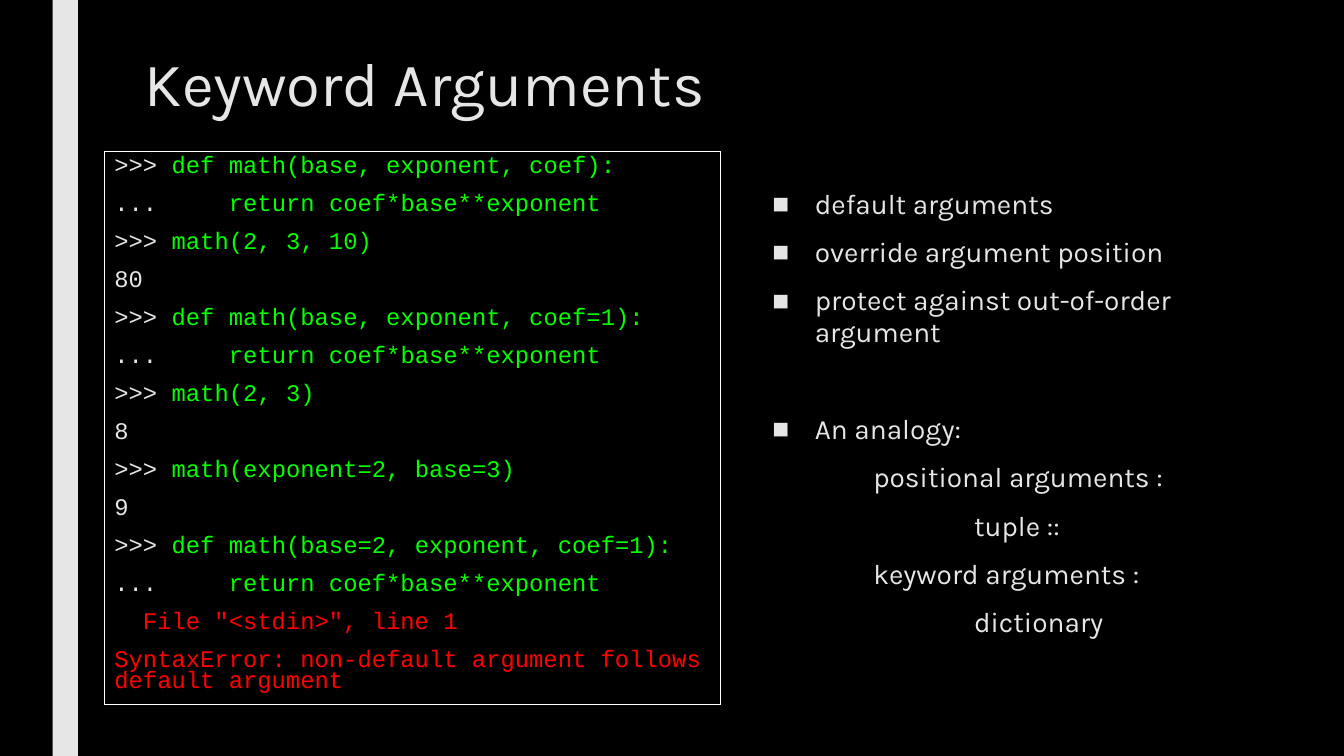
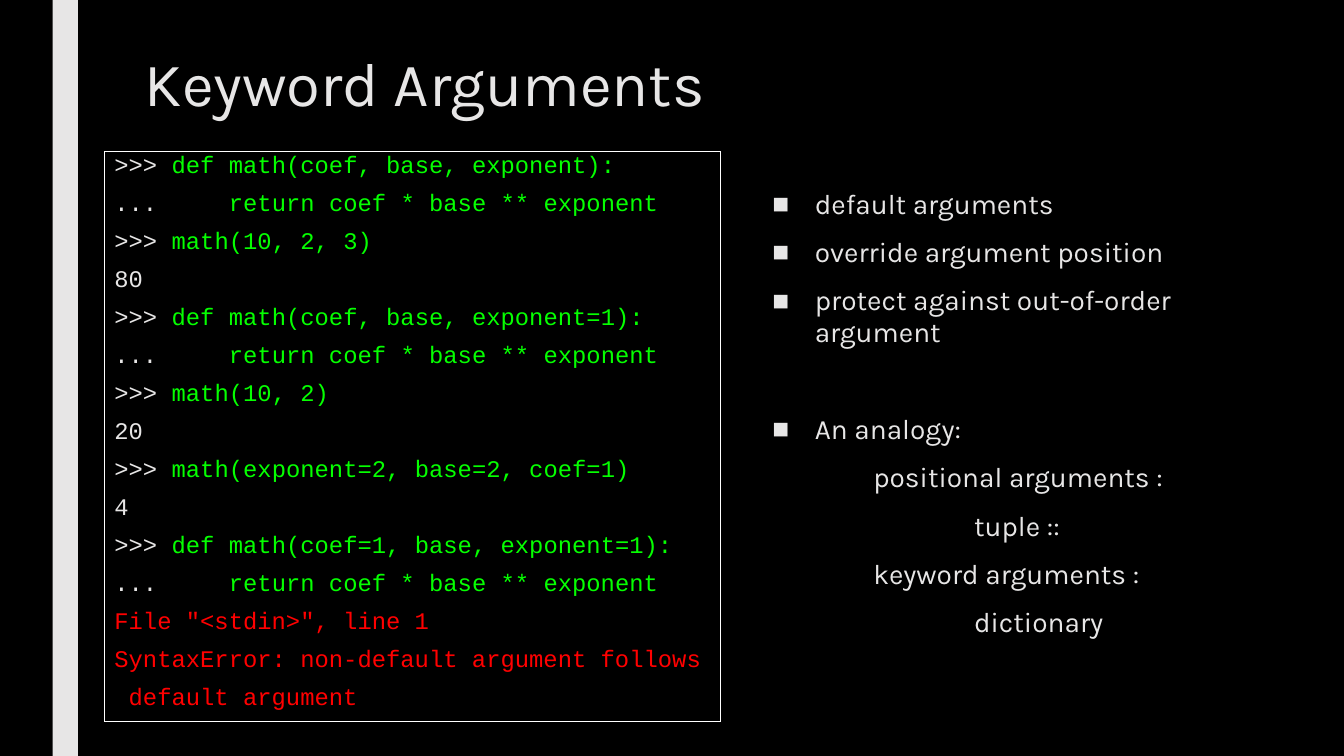
Before and after one commit to max7patek/metaprogramming, a slide deck: slide 3 of slides/03-Closures.pptx. Drawn at 1344x756 pixels with LibreOffice and Linux fonts; fonts in the diff are those of the drawing. Boxes give left, top, right and bottom in pixels: in the first picture for what was removed or moved away, otherwise in the second. Text is boxed around its words. In the diff, an @@ line names an element or a change of style, - is before the commit and + after.

Commit message:
final changes

```diff
--- a/slides/03-Closures.pptx
+++ b/slides/03-Closures.pptx
@@ rectangle ">>> def math(coef, base, exponent):": place and size @@
-rectangle ">>> def math(coef, base, exponent):" at <box>104,152,720,705</box>
+rectangle ">>> def math(coef, base, exponent):" at <box>104,152,720,723</box>
@@ text in rectangle at <box>172,156,658,254</box>: text changed @@
->>> def math(base, exponent, coef):
-... return coef*base**exponent
->>> math(2, 3, 10)
+>>> def math(coef, base, exponent):
+... return coef * base ** exponent
+>>> math(10, 2, 3)
@@ text in rectangle at <box>114,308,673,596</box>: text changed @@
->>> def math(base, exponent, coef=1):
-... return coef*base**exponent
->>> math(2, 3)
-8
->>> math(exponent=2, base=3)
-9
->>> def math(base=2, exponent, coef=1):
-... return coef*base**exponent
+>>> def math(coef, base, exponent=1):
+... return coef * base ** exponent
+>>> math(10, 2)
+20
+>>> math(exponent=2, base=2, coef=1)
+4
+>>> def math(coef=1, base, exponent=1):
+... return coef * base ** exponent
@@ text in rectangle at <box>114,650,701,710</box>: text changed @@
-SyntaxError: non-default argument follows default argument
+SyntaxError: non-default argument follows
+default argument
```
